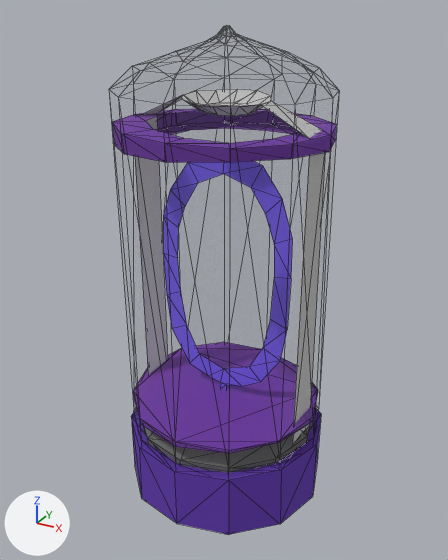
The glTF model SpotTheDifference/models/obj_num00_alt.gltf: old version first, new version second.
Both versions are drawn from a camera (50 mm lens) standing at (0.417, -0.766, 0.735) and looking at (-0.002, -0.003, 0.354). Lighting does not change. The marker at lower left points along +X, +Y and +Z. Mesh edges are drawn as thin lines. Objects named as collision shapes, trigger or cutter boxes, shadow casters or lower levels of detail are left out. Vertices at the same position are counted once.

In view in the first picture: 'obj_num00_alt'.
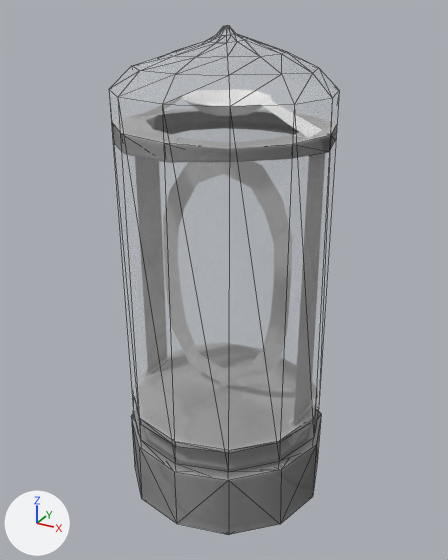
Pixel boxes (x1, y1, x2, y2) of what changed, in the pictures (448 x 560 px):
'obj_num00_glass', added: after (109, 25, 339, 478)
'obj_num00_alt', reshaped (9% narrower, 9% shorter): before (112, 89, 337, 535); after (131, 128, 335, 535)

What the commit changed:
Picture 'obj_num00_alt' (img_obj_num00_alt) is new.
Material 'obj_num00_alt' (mat_obj_num00_alt) is new.
Uses the picture img_obj_num00_alt.
Material 'obj_num00_glass' (mat_obj_num00_glass) is new.
Its base color is (1.0, 1.0, 1.0) (white #ffffff).
Its roughness is 1.0.
Its alpha is 0.1.
me_0123456789_004 is used by ob_obj_num00_alt; location (0.0, 0.0, 0.0).
me_0123456789_004 had 345 vertices, 581 faces and spanned x -0.162..0.163, y -0.16..0.159, z -0.002..0.713.
me_0123456789_004 no longer uses material mat_obj_global_glass.
me_0123456789_004 now has 237 vertices, 369 faces and spans x -0.162..0.163, y -0.16..0.159, z -0.002..0.627.
me_0123456789_004 part 1: 369 faces spanning x -0.162..0.163, y -0.16..0.159, z -0.002..0.627 switch from mat_obj_global_steampunk02 to mat_obj_num00_alt.
Mesh me_mesh_033 is new.
It has 108 vertices, 212 faces and spans x -0.156..0.157, y -0.156..0.154, z 0.074..0.713.
It uses material mat_obj_num00_glass (white #ffffff).
Object 'obj_num00_glass' (ob_obj_num00_glass) is new; it shows me_mesh_033.
Its location is (0.0, 0.0, 0.0).
